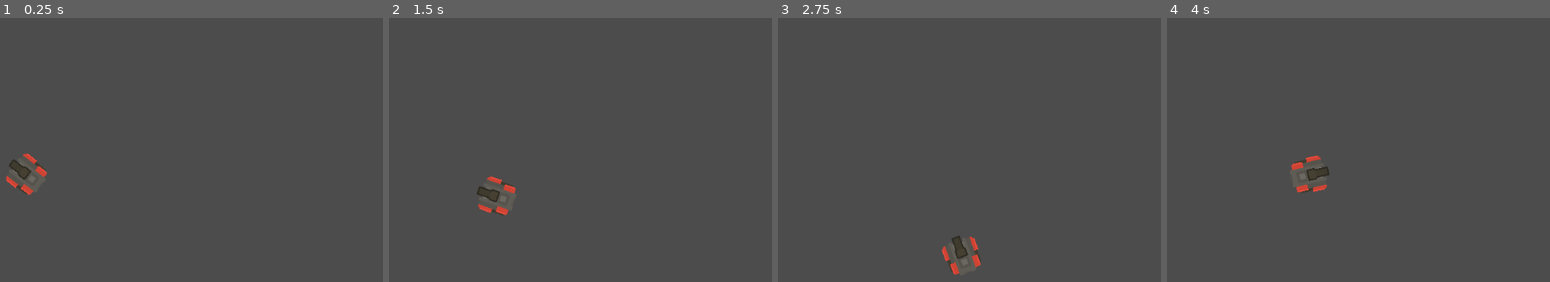
Above: before the commit, frames 1-4 (left to right).
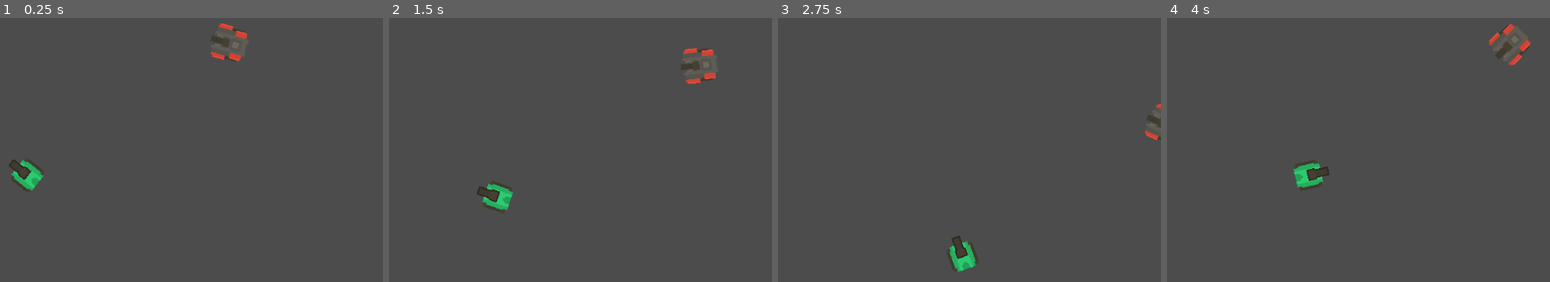
Above: after the commit, the same moments.

Repository: soapmactavish23/rogue_tank
Game: Godot game, scene res://scenes/test_area.tscn
The game is run twice, just before and just after one commit, with the same random seed, the same clock (stepped at 60 frames per second) and the same inputs.
Inputs (mouse positions are in pixels of both pictures, inside the frame that each line leads up to):
- Up to frame 1 (0.25 s): no input
- Up to frame 2 (1.5 s): tap Enter at 0.5 s; move the mouse to (565, 68) at 0.52 s; hold Right (ui_right) 0.53-1.28 s; move the mouse to (outside the picture) at 1.27 s; hold Down (ui_down) from 1.28 s (still down)
- Up to frame 3 (2.75 s): move the mouse to (outside the picture) at 2.02 s; release Down (ui_down) at 2.03 s; hold Right (ui_right) from 2.03 s (still down)
- Up to frame 4 (4 s): move the mouse to (outside the picture) at 2.77 s; release Right (ui_right) at 2.78 s; hold Up (ui_up) 2.78-3.53 s; move the mouse to (1400, 155) at 3.52 s; hold Left (ui_left) from 3.53 s (still down)

The runs differ from the first frame. In frame 1, 1.2% of the frame differs, in the area x 1-65%, y 2-68%; in frame 2, 1.2%; in frame 3, 0.9%; in frame 4, 1.2%, in the area x 32-95%, y 2-67%.

Commit message:
Alterando a skin usando o painel de inspector

Diff:
--- a/scenes/tank.tscn
+++ b/scenes/tank.tscn
@@ -50,7 +50,7 @@
 "values": [ true, false ]
 }
 
-[node name="Tank" type="KinematicBody2D" index="0"]
+[node name="Tank" type="KinematicBody2D"]
 
 input_pickable = false
 collision_layer = 1
@@ -58,6 +58,8 @@
 collision/safe_margin = 0.08
 script = ExtResource( 1 )
 _sections_unfolded = [ "Transform" ]
+body = 0
+barrel = 0
 
 [node name="sprite" type="Sprite" parent="." index="0"]
 
--- a/scenes/test_area.tscn
+++ b/scenes/test_area.tscn
@@ -2,8 +2,14 @@
 
 [ext_resource path="res://scenes/tank.tscn" type="PackedScene" id=1]
 
-[node name="test_area" type="Node"]
+[node name="test_area" type="Node" index="0"]
 
 [node name="Tank" parent="." index="0" instance=ExtResource( 1 )]
 
 position = Vector2( 532, 419 )
+
+[node name="Tank2" parent="." index="1" instance=ExtResource( 1 )]
+
+position = Vector2( 812.237, 236.71 )
+body = 1
+barrel = 1
--- a/scripts/tank.gd
+++ b/scripts/tank.gd
@@ -3,18 +3,31 @@
 var speed = 150
 var pre_bullet = preload("res://scenes/bullet.tscn")
 
+export(int, "green", "bigRed") var body = 0
+export var barrel = 0
+
 var bodies = [
+	"res://sprites/tankBody_green.png",
 	"res://sprites/tankBody_bigRed.png",
 	"res://sprites/tankBody_blue.png",
 	"res://sprites/tankBody_dark.png",
 	"res://sprites/tankBody_darkLarge.png",
-	"res://sprites/tankBody_green.png",
 	"res://sprites/tankBody_huge.png",
 	"res://sprites/tankBody_sand.png"
 ]
 
+var barrels = [
+	"res://sprites/tankDark_barrel1_outline.png",
+	"res://sprites/tankDark_barrel1.png",
+	"res://sprites/tankBlue_barrel1.png",
+	"res://sprites/tankGreen_barrel1.png",
+	"res://sprites/tankSand_barrel1.png",
+	"res://sprites/tankRed_barrel1.png"
+]
+
 func _ready():
-	$sprite.texture = load(bodies[0])
+	$sprite.texture = load(bodies[body])
+	$barrel/sprite.texture = load(barrels[barrel])
 	pass
 
 func _process(delta):
